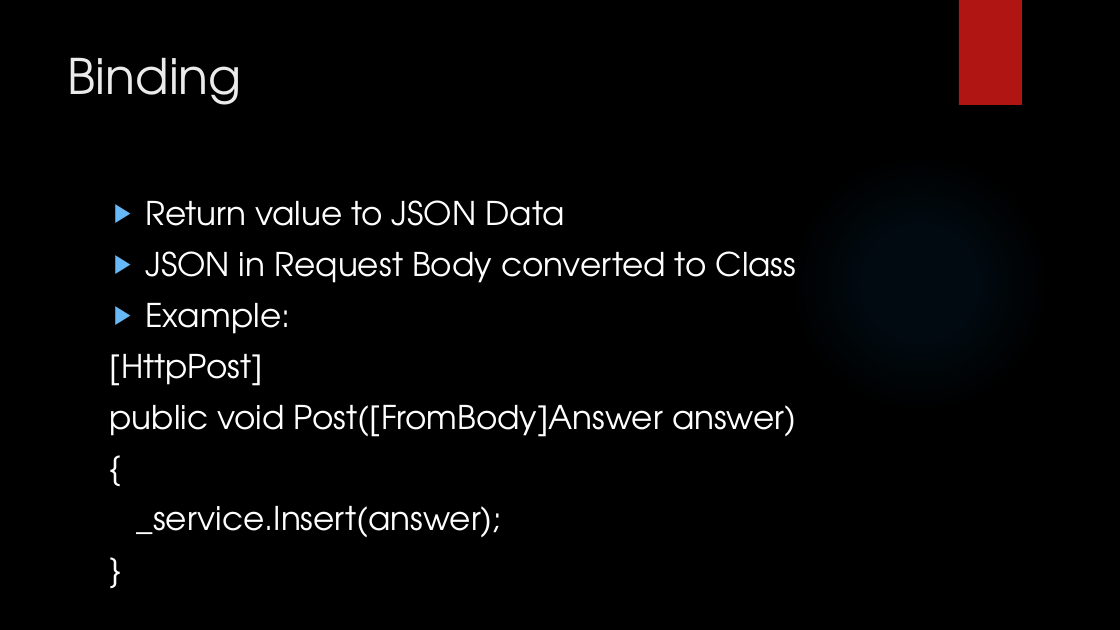
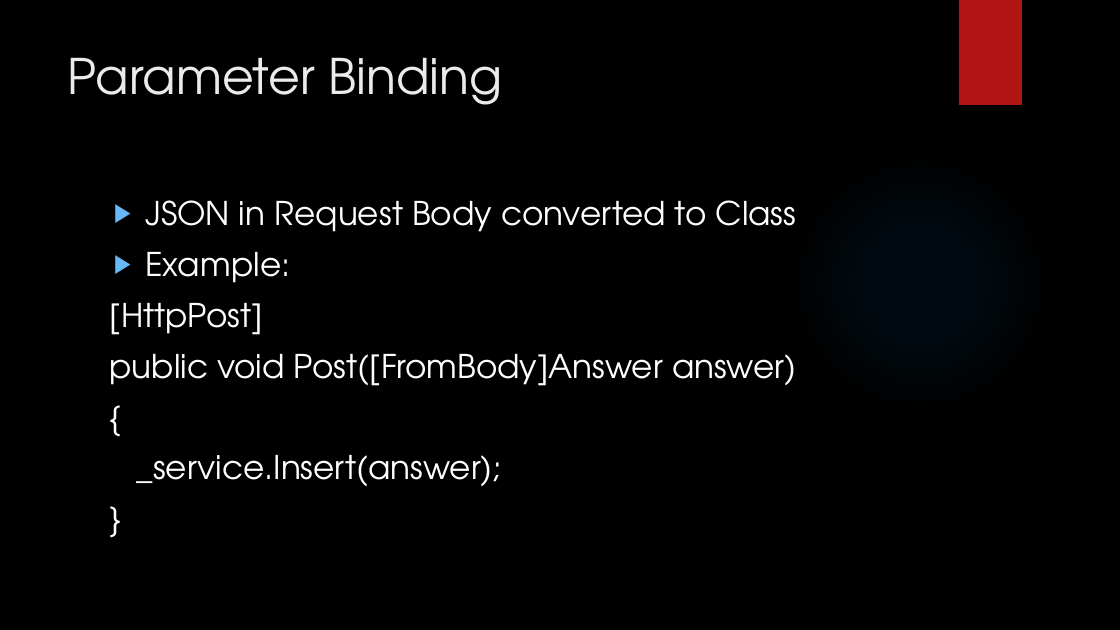
Before and after one commit to LogolsLLC/Logols-May2018, a slide deck: slide 10 of Slides/05_WebAPI_TrainingPlan.pptx (slide 8 before the commit). Drawn at 1120x630 pixels with LibreOffice and Linux fonts; fonts in the diff are those of the drawing; background and template pictures are left out. Boxes give left, top, right and bottom in pixels: in the first picture for what was removed or moved away, otherwise in the second. Text is boxed around its words. In the diff, an @@ line names an element or a change of style, - is before the commit and + after.

```diff
--- a/Slides/05_WebAPI_TrainingPlan.pptx
+++ b/Slides/05_WebAPI_TrainingPlan.pptx
@@ title at <box>68,57,502,105</box>: text changed @@
-Binding
+Parameter Binding
@@ text at <box>145,200,565,226</box>: paragraph removed @@
-▶ Return value to JSON Data
```
Also in this commit, not shown: 1 other slide changed, 2 slides added, 7 other files.
